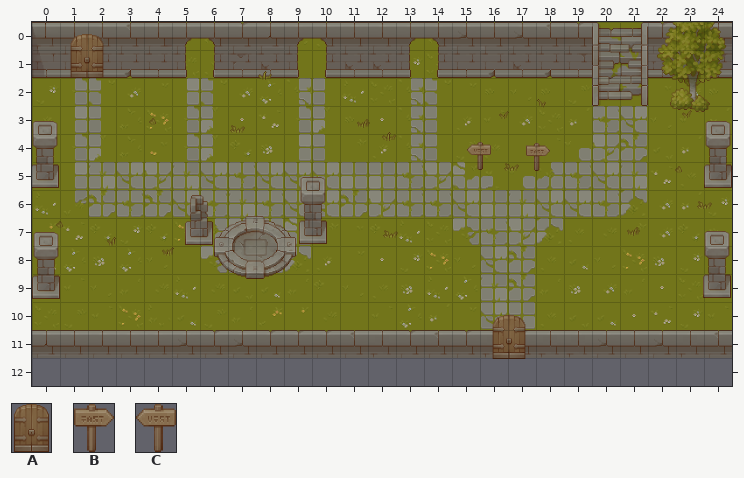
A Tiled map gets an edit: maps/crossroad_map.tmx. Above is the file before it was changed.
Cells are 64x64 px. Shown: x 0..24, y 0..12.
Key: from "Props": A 14 "door", B 45 "sign_east", C 46 "sign_west".
Objects are placed by their top-left corner, in cells (3,4 is the top-left corner of cell 3,4); size is 1x1 cell unless given.
Layers that did not change in this view are not listed.
Objects on layer "InteractObjects" before:
A "arena 800 1450" at 1.3,0.4 size 1.3x1.6
C "boss" at 15.5,4.3 size 0.8x1
B "city" at 17.6,4.3 size 0.8x1
A "tutorial 640 320" at 16.4,10.5 size 1.3x1.6
The same view after the edit:
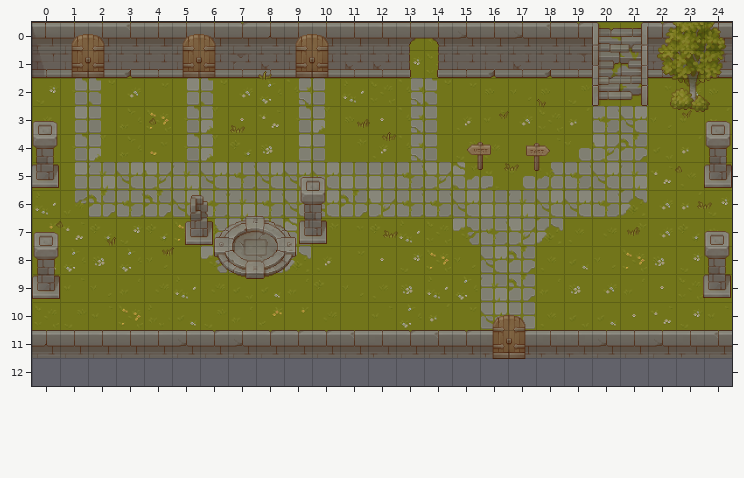
The edit:
Layer "InteractObjects":
added: A "arena-800 1450-BASIC" at 1.3,0.4 size 1.3x1.6
added: A "arena-800 1450-TREE" at 5.3,0.4 size 1.3x1.6
added: A "arena-800 1450-RL_MLP" at 9.4,0.4 size 1.3x1.6
removed: A "arena 800 1450" at 1.3,0.4 size 1.3x1.6
Boxes around the changes in both pictures, in picture pixels (x1, y1, x2, y2):
changed: (70, 34, 105, 77)
added: (182, 34, 216, 78)
added: (295, 34, 329, 78)
